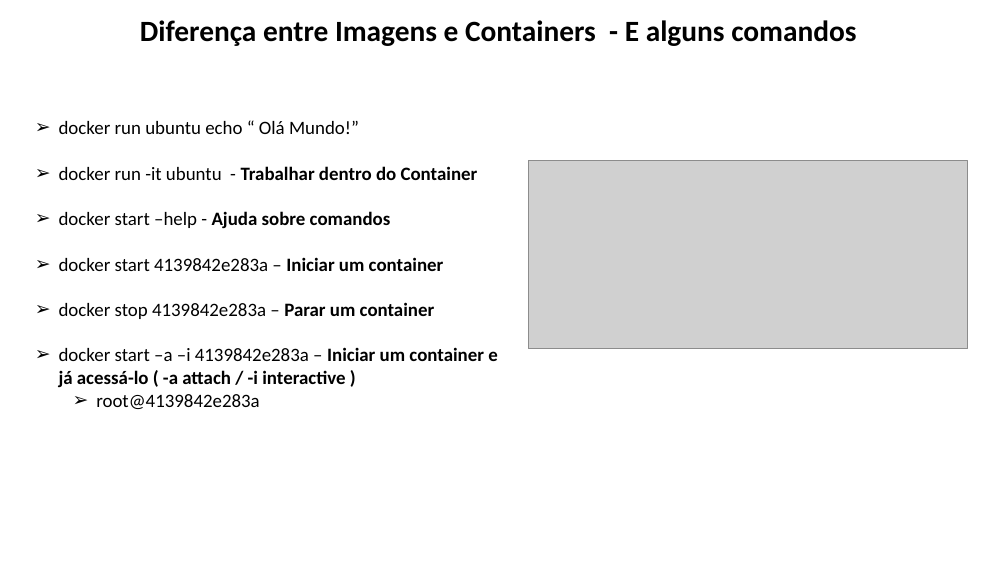
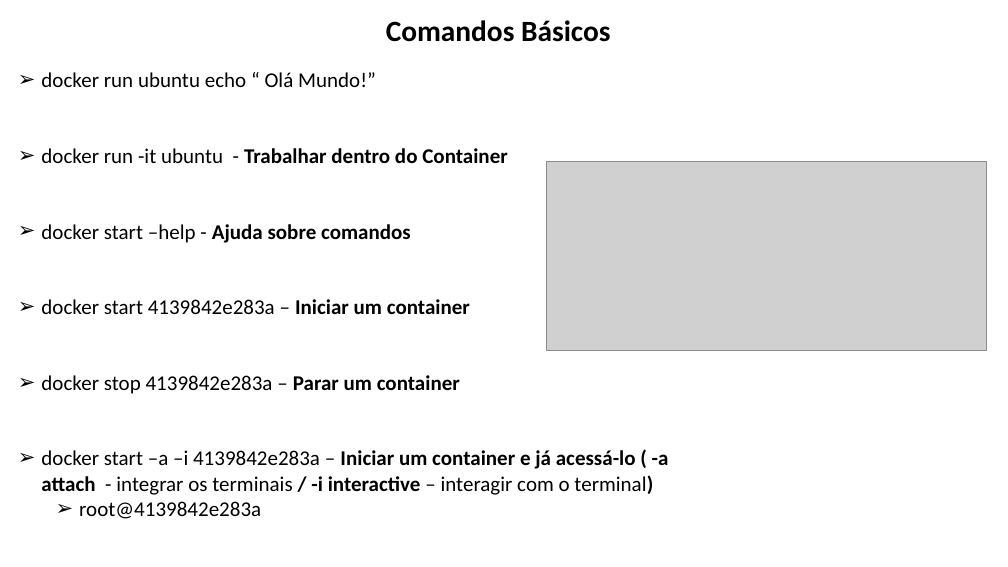
Before and after one commit to lacsousa/learning-docker, a slide deck: slide 11 of docs/docker-resumo.pptx. Drawn at 1008x567 pixels with LibreOffice and Linux fonts; fonts in the diff are those of the drawing; grey boxes stand for pictures. Boxes give left, top, right and bottom in pixels: in the first picture for what was removed or moved away, otherwise in the second. Text is boxed around its words. In the diff, an @@ line names an element or a change of style, - is before the commit and + after.

```diff
--- a/docs/docker-resumo.pptx
+++ b/docs/docker-resumo.pptx
@@ text at (x1=386, y1=20, x2=610, y2=42): text changed @@
-Diferença entre Imagens e Containers - E alguns comandos
+Comandos Básicos
@@ text "docker run ubuntu echo “ ..." moved from (x1=59, y1=121, x2=498, y2=409) to (x1=41, y1=72, x2=669, y2=519) @@
@@ text at (x1=41, y1=72, x2=508, y2=519): size 18 to 20 pt in "docker run ubuntu echo “ Olá Mundo!”", "docker run -it ubuntu - Trabalhar dentro ...", "docker start –help - Ajuda sobre comandos", "docker start 4139842e283a – Iniciar um container" and 2 more places @@
@@ picture moved from (x1=529, y1=160, x2=969, y2=349) to (x1=547, y1=162, x2=987, y2=350) @@
@@ text at (x1=41, y1=450, x2=669, y2=495): text changed; size 18 to 20 pt; bold off @@
-➢ docker start –a –i 4139842e283a – Iniciar um container e já acessá-lo ( -a attach / -i interactive )
+➢ docker start –a –i 4139842e283a – Iniciar um container e já acessá-lo ( -a attach - integrar os terminais / -i interactive – interagir com o terminal)
```
Also in this commit, not shown: 9 other slides changed, 3 slides added, 3 slides removed.
